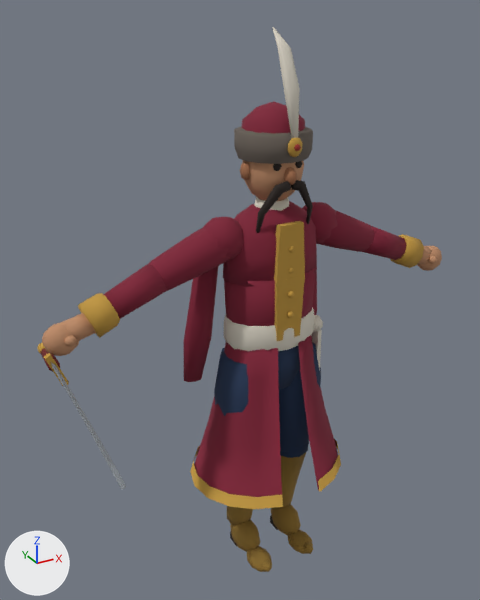
A saved change to the glTF model godot/client/assets/art/characters/rotmistr.glb.
The view is the same before and after, from a 50 mm lens placed at (-1.22, -1.99, 2.19), pointed at (-0.19, -0.11, 1.26). Arrows for +X, +Y and +Z are at lower left; the lights stay in place. The picture after the commit comes second. Vertices at exactly the same position are counted once.

The first picture shows 'rotmistr', 'sabre_gold'.
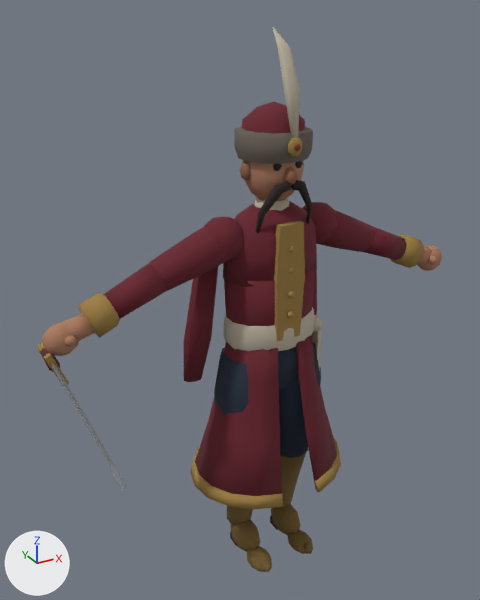
Boxes [x1, y1, x2, y2] around the edits, measured in the pictures (480 x 600 px):
part 1 of me_rotmistr, added
    after: [193, 341, 339, 497]
part 2 of me_rotmistr, recoloured
    both: [42, 27, 442, 572]

What changed in the scene script:
```text
Change me_rotmistr:
    used by ob_rotmistr; location = (0.0, 0.0, 0.0)
    remove me_rotmistr.from_pydata(...)  # 2074 vertices, 3812 faces; spans x -0.86..0.86, y -0.27..0.27, z 0.0..2.14
    add me_rotmistr.from_pydata(...)  # 2182 vertices, 4100 faces; spans x -0.86..0.86, y -0.27..0.27, z 0.0..2.14
    me_rotmistr part 1
    108 vertices are added at x -0.32..0.32, y -0.25..0.26, z 0.41..1.04
    288 new faces join them
    me_rotmistr part 2: 3494 kept faces spanning x -0.86..0.86, y -0.27..0.27, z 0.0..2.14 get new vertex colours
```
